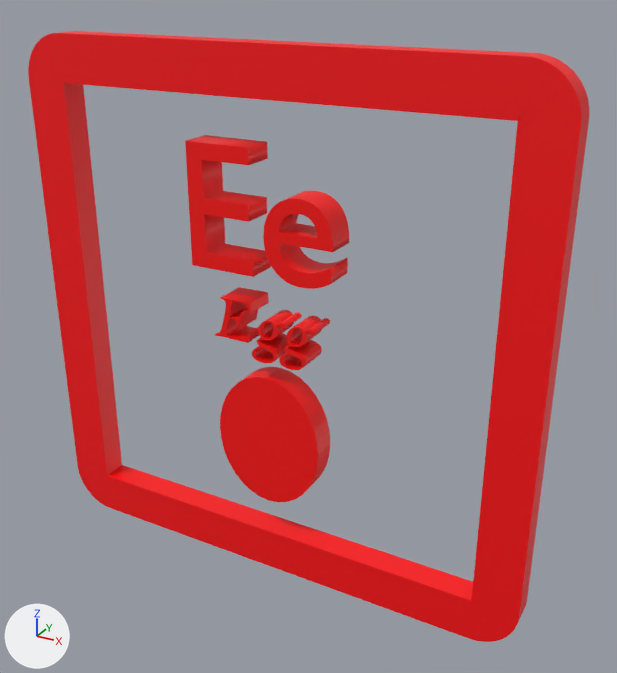
One commit to the glTF model assets/models/Letter/Letter_E.glb: the scene before it, then after it.
Before and after are seen from a camera (50 mm lens) standing at (1.48, -1.09, 2.85) and looking at (0.12, 1.39, 1.61). Every picture has the same lights, and +X, +Y and +Z are marked at lower left. Where no turn or scale is listed for an object, it has been applied to the vertices.

Script lines for the objects in view, before the commit:
```python
mat_material_001 = principled_material('Material.001')
mat_material_001.base_color = (1.0, 0.0, 0.0)  # red #ff0000
mat_material_004 = principled_material('Material.004')
mat_material_004.base_color = (1.0, 0.0, 0.0)  # red #ff0000
mat_material_006 = principled_material('Material.006')
mat_material_006.base_color = (1.0, 0.0, 0.0)  # red #ff0000
me_cube = bpy.data.meshes.new('Cube')
me_cube.from_pydata(...)  # 256 vertices, 512 faces; spans x -1.0..1.0, y -0.05..0.05, z -1.0..1.0
me_cube.materials.append(mat_material)  # red #ff0008
me_cylinder_001 = bpy.data.meshes.new('Cylinder.001')
me_cylinder_001.from_pydata(...)  # a 32-sided cylinder along y spanning x -0.214..0.214, y -0.05..0.05, z -0.265..0.265
me_cylinder_001.materials.append(mat_material_006)  # red #ff0000
me_text = bpy.data.meshes.new('Text')
me_text.from_pydata(...)  # 222 vertices, 440 faces; spans x 0.049..0.615, y -0.06..0.06, z -0.006..0.444
me_text.materials.append(mat_material_004)  # red #ff0000
me_text_001 = bpy.data.meshes.new('Text.001')
me_text_001.from_pydata(...)  # 3472 vertices, 6948 faces; spans x 0.005..0.419, y -0.06..0.06, z -0.065..0.157
me_text_001.materials.append(mat_material_001)  # red #ff0000
ob_cube = bpy.data.objects.new('Cube', me_cube)
ob_cube.location = (0.0, 1.328, 1.614)
ob_cylinder = bpy.data.objects.new('Cylinder', me_cylinder_001)
ob_cylinder.location = (0.0, 1.328, 1.194)
ob_text = bpy.data.objects.new('Text', me_text)
ob_text.location = (-0.344, 1.328, 1.845)
ob_text_001 = bpy.data.objects.new('Text.001', me_text_001)
ob_text_001.location = (-0.216, 1.326, 1.589)
```
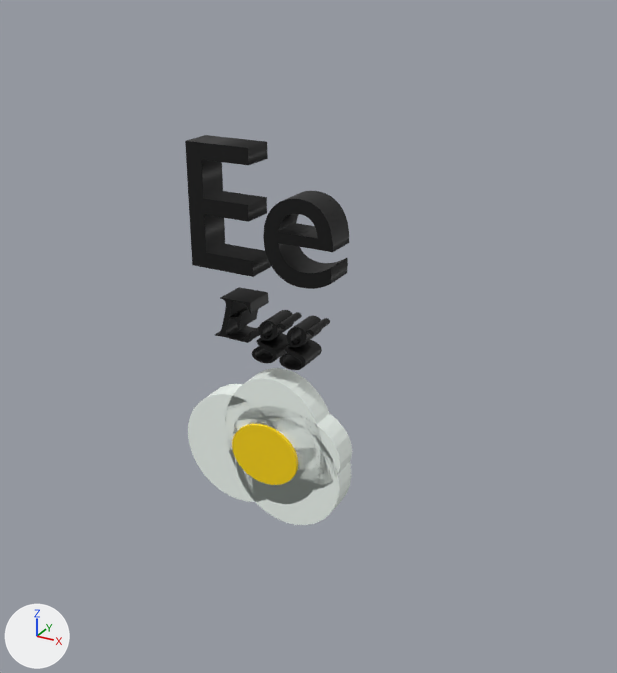
Scene script edits in JSON lines:
```json
{"op": "set", "path": "mat_material_004.base_color", "old": "(1.0, 0.0, 0.0)", "new": "(0.0, 0.0, 0.0)", "note": "red #ff0000 -> black #000000"}
{"op": "set", "path": "mat_material_006.base_color", "old": "(1.0, 0.0, 0.0)", "new": "(0.928, 1.0, 0.946)", "note": "red #ff0000 -> white #f7fff9"}
{"op": "set", "path": "mat_material_001.base_color", "old": "(1.0, 0.0, 0.0)", "new": "(0.0, 0.0, 0.0)", "note": "red #ff0000 -> black #000000"}
{"op": "add", "block": "mat_material_007", "code": ["mat_material_007 = principled_material('Material.007')", "mat_material_007.base_color = (1.0, 0.685, 0.0)  # yellow #ffd800"]}
{"op": "add", "block": "mat_material_005", "code": ["mat_material_005 = principled_material('Material.005')", "mat_material_005.base_color = (0.928, 1.0, 0.946)  # white #f7fff9"]}
{"op": "add", "block": "mat_material_003", "code": ["mat_material_003 = principled_material('Material.003')", "mat_material_003.base_color = (0.928, 1.0, 0.946)  # white #f7fff9"]}
{"op": "add", "block": "mat_material_002", "code": ["mat_material_002 = principled_material('Material.002')", "mat_material_002.base_color = (0.928, 1.0, 0.946)  # white #f7fff9"]}
{"op": "add", "block": "me_cylinder_005", "code": ["me_cylinder_005 = bpy.data.meshes.new('Cylinder.005')", "me_cylinder_005.from_pydata(...)  # a 32-sided cylinder along y spanning x -0.143..0.143, y -0.05..0.05, z -0.125..0.125", "me_cylinder_005.materials.append(mat_material_007)  # yellow #ffd800"]}
{"op": "add", "block": "me_cylinder_004", "code": ["me_cylinder_004 = bpy.data.meshes.new('Cylinder.004')", "me_cylinder_004.from_pydata(...)  # a 32-sided cylinder along y spanning x -0.23..0.23, y -0.05..0.05, z -0.169..0.169", "me_cylinder_004.materials.append(mat_material_005)  # white #f7fff9"]}
{"op": "add", "block": "me_cylinder_003", "code": ["me_cylinder_003 = bpy.data.meshes.new('Cylinder.003')", "me_cylinder_003.from_pydata(...)  # a 32-sided cylinder along y spanning x -0.228..0.228, y -0.05..0.05, z -0.232..0.232", "me_cylinder_003.materials.append(mat_material_003)  # white #f7fff9"]}
{"op": "add", "block": "me_cylinder_002", "code": ["me_cylinder_002 = bpy.data.meshes.new('Cylinder.002')", "me_cylinder_002.from_pydata(...)  # a 32-sided cylinder along y spanning x -0.228..0.228, y -0.05..0.05, z -0.232..0.232", "me_cylinder_002.materials.append(mat_material_002)  # white #f7fff9"]}
{"op": "remove", "block": "ob_cube", "code": ["ob_cube = bpy.data.objects.new('Cube', me_cube)", "ob_cube.location = (0.0, 1.328, 1.614)"]}
{"op": "set", "path": "ob_cylinder.location", "old": "(0.0, 1.328, 1.194)", "new": "(0.023, 1.328, 1.194)"}
{"op": "add", "block": "ob_cylinder_004", "code": ["ob_cylinder_004 = bpy.data.objects.new('Cylinder.004', me_cylinder_005)", "ob_cylinder_004.location = (-0.01, 1.315, 1.137)"]}
{"op": "add", "block": "ob_cylinder_003", "code": ["ob_cylinder_003 = bpy.data.objects.new('Cylinder.003', me_cylinder_004)", "ob_cylinder_003.location = (0.076, 1.328, 1.185)"]}
{"op": "add", "block": "ob_cylinder_002", "code": ["ob_cylinder_002 = bpy.data.objects.new('Cylinder.002', me_cylinder_003)", "ob_cylinder_002.location = (0.076, 1.328, 1.085)"]}
{"op": "add", "block": "ob_cylinder_001", "code": ["ob_cylinder_001 = bpy.data.objects.new('Cylinder.001', me_cylinder_002)", "ob_cylinder_001.location = (-0.144, 1.328, 1.119)"]}
```

Changed parts and their boxes [x1, y1, x2, y2] in the pictures (617 x 673 px):
```json
{"object": "Cube", "change": "deleted", "before": [28, 31, 589, 642], "on screen": "red"}
{"object": "Text", "change": "recoloured", "before": [185, 135, 349, 289], "after": [185, 135, 349, 289], "on screen": "red to black"}
{"object": "Cylinder", "change": "recoloured, moved", "before": [220, 367, 330, 502], "after": [225, 368, 329, 503], "on screen": "red to white"}
{"object": "Text.001", "change": "recoloured", "before": [215, 287, 330, 370], "after": [215, 287, 330, 370], "on screen": "red to black"}
{"object": "Cylinder.001", "change": "added", "after": [188, 384, 283, 502]}
{"object": "Cylinder.002", "change": "added", "after": [235, 416, 351, 525]}
{"object": "Cylinder.004", "change": "added", "after": [232, 424, 298, 485], "on screen": "yellow"}
{"object": "Cylinder.003", "change": "added", "after": [233, 406, 352, 490]}
```
